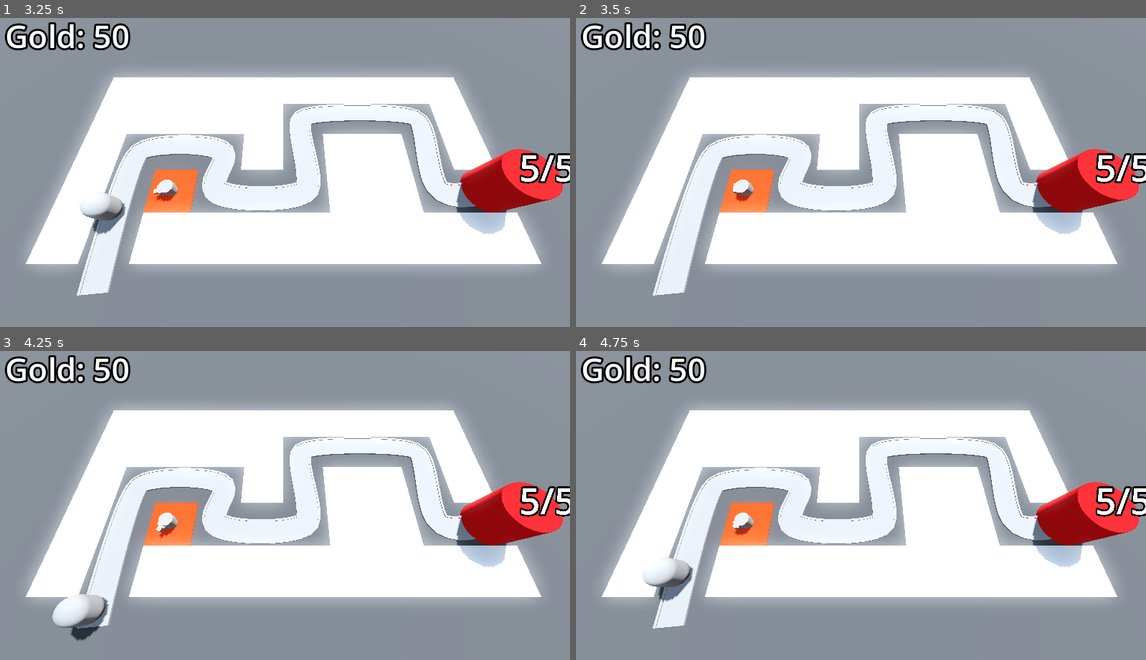
Above: before the commit, frames 1-4 (two rows, left to right).
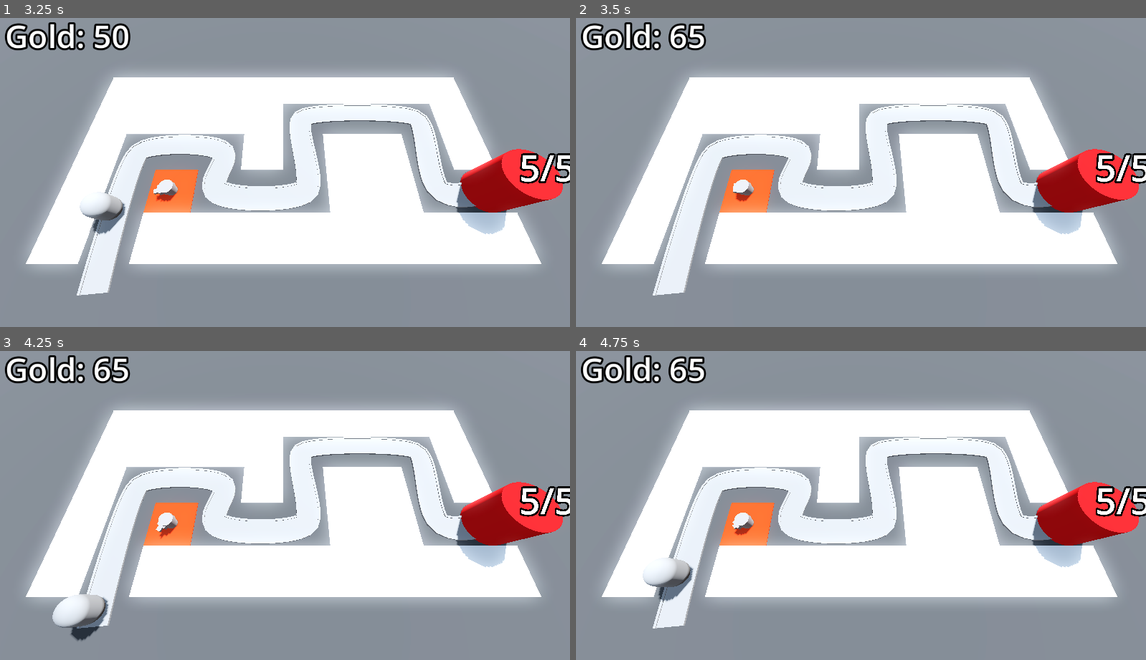
Above: after the commit, the same moments.

Repository: SugarF0x/barblast-3d
Game: Godot game, scene res://BaseLevel.tscn
Same seed, same stepped clock (60 frames per second), same inputs: the game is played once before the commit and once after it.
Inputs (mouse positions are in pixels of both pictures, inside the frame that each line leads up to):
- Up to frame 1 (3.25 s): tap Enter at 0.5, 2 s; move the mouse to (410, 150) at 0.52 s; click (410, 150) at 0.6 s; tap Space at 1.25 s; move the mouse to (171, 181) at 1.27 s; click (171, 181) at 1.35 s; move the mouse to (342, 95) at 2.02 s; click (342, 95) at 2.1 s; move the mouse to (256, 231) at 2.77 s; click (256, 231) at 2.85 s
- Up to frame 2 (3.5 s): no input
- Up to frame 3 (4.25 s): move the mouse to (456, 548) at 3.52 s; click (456, 548) at 3.6 s
- Up to frame 4 (4.75 s): move the mouse to (690, 449) at 4.27 s; click (690, 449) at 4.35 s

Frame 1 is identical in both runs. In frame 2, 0.3% of the frame differs, in the area x 16-23%, y 1-11%; in frame 3, 0.3%; in frame 4, 0.3%.

Commit message:
add enemy kill bounty

Diff:
--- a/Enemy/enemy.gd
+++ b/Enemy/enemy.gd
@@ -2,9 +2,11 @@
 
 
 @export_range(1.0,10.0) var speed := 5.0
+@export var bounty := 15
 
 
 @onready var base = get_tree().get_first_node_in_group("base")
+@onready var bank = get_tree().get_first_node_in_group("bank")
 @onready var health_component: HealthComponent = $HealthComponent
 @onready var animation_player: AnimationPlayer = $AnimationPlayer
 
@@ -23,4 +25,9 @@
 	animation_player.play("DamageFlash")
 	health_component.damage(value)
 
-func _on_health_component_death() -> void: queue_free()
+func die():
+	bank.gold += bounty
+	queue_free()
+
+
+func _on_health_component_death() -> void: die()
